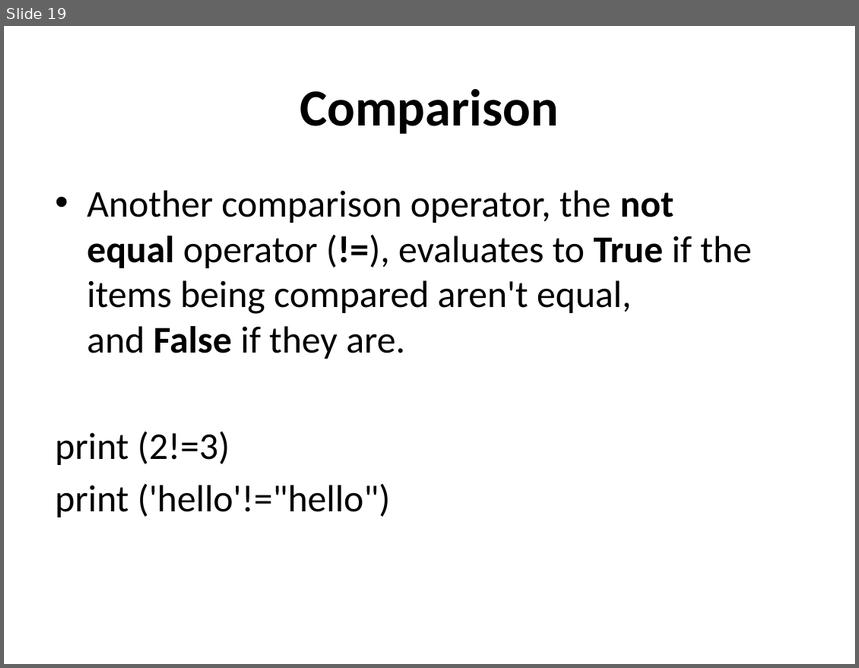
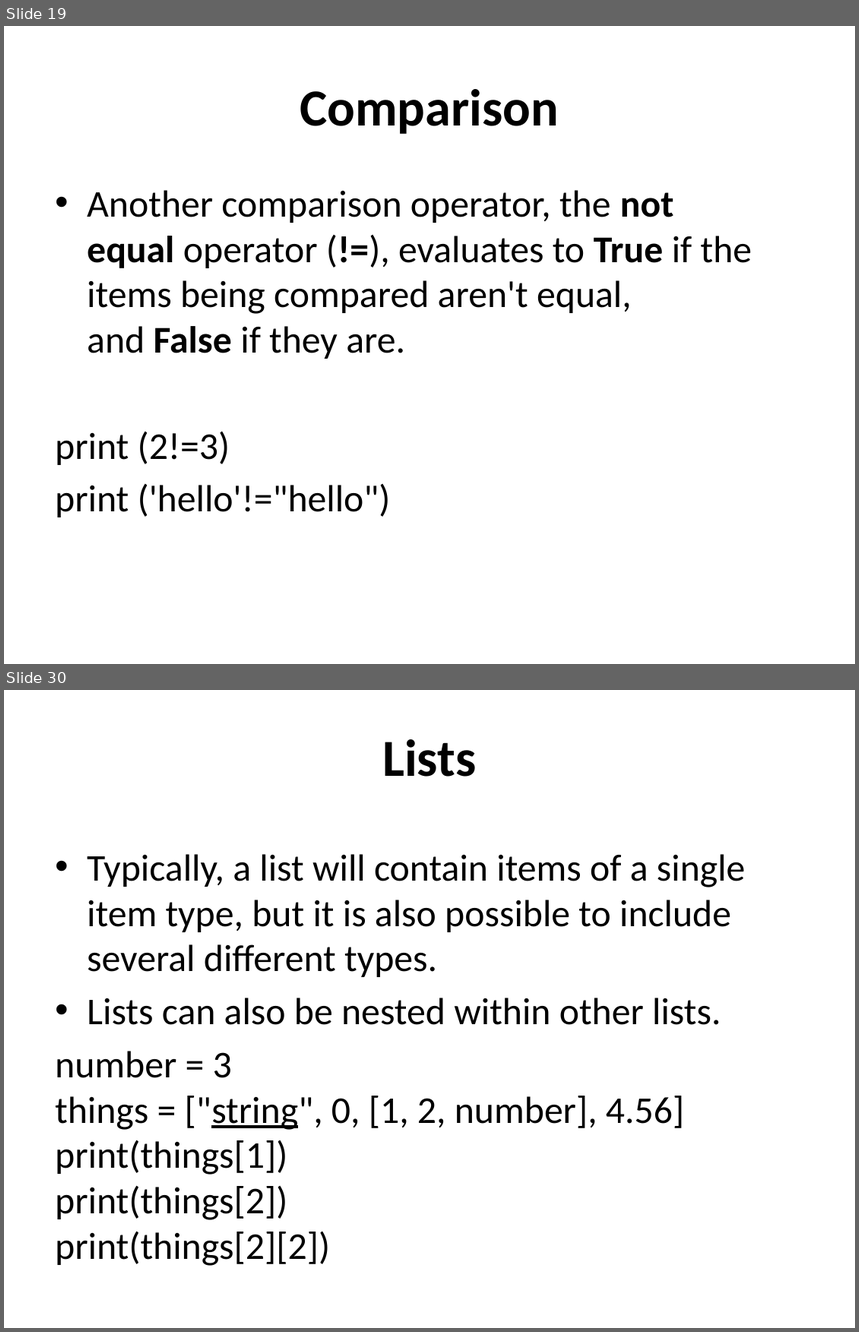
Before and after one commit to sip11/python, a slide deck: What is Python.pptx. Shown one above the other, each under a label of ours: slide 19 before the commit, slides 19 and 30 after it; the slides between them are not shown. The pictures are 859x668 and 859x1332 pixels, drawn with LibreOffice and Linux fonts; fonts in the diff are those of the drawing. Boxes give left, top, right and bottom in pixels: in the first picture for what was removed or moved away, otherwise in the second. Text is boxed around its words. In the diff, an @@ line names an element or a change of style, - is before the commit and + after.

```diff
--- a/What is Python.pptx
+++ b/What is Python.pptx
@@ slide 30 added at (4, 690, 855, 1328), background #FFFFFF @@
@@ title added at (382, 739, 476, 777), 44 pt, text #000000, bold @@
+Lists
@@ text added at (55, 854, 746, 1266), 32 pt, text #000000 @@
+• Typically, a list will contain items of a single item type, but it is also possible to include several different types.
+• Lists can also be nested within other lists.
+number = 3
+things = ["string", 0, [1, 2, number], 4.56]
+print(things[1])
+print(things[2])
+print(things[2][2])
```
Also in this commit, not shown: 2 slides changed, 31 other slides added.
